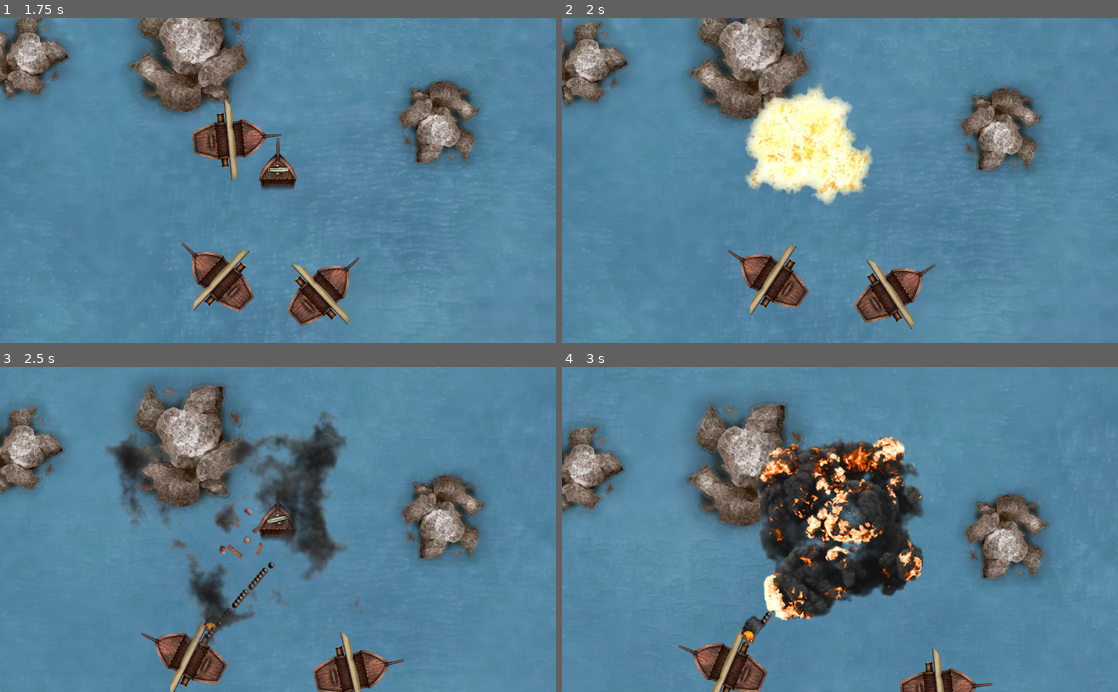
Above: before the commit, frames 1-4 (two rows, left to right).
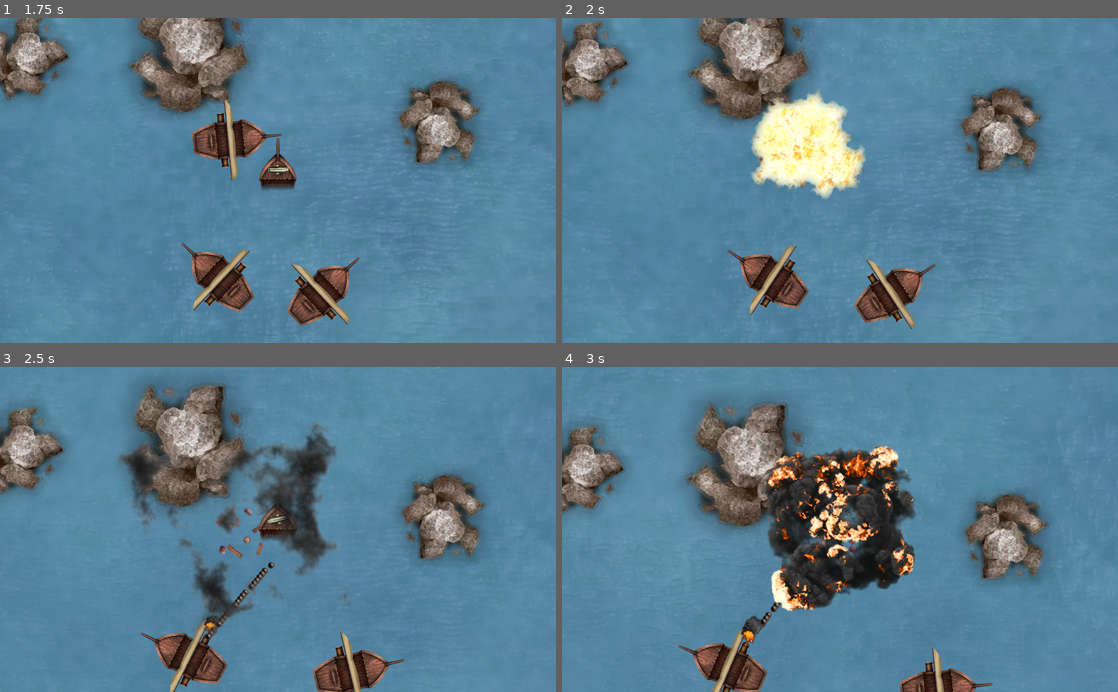
Above: after the commit, the same moments.

Repository: HedgeLizards/grappling
Game: Godot game, scene res://scenes/Menu.tscn
The game is run twice, just before and just after one commit, with the same random seed, the same clock (stepped at 60 frames per second) and the same inputs. Sound files missing from this copy of the repository are replaced by a short silence.
Inputs (mouse positions are in pixels of both pictures, inside the frame that each line leads up to):
- Up to frame 1 (1.75 s): click "Yarrr!" at 0.5 s; move the mouse to (400, 164) at 1.27 s; tap H (hunt) at 1.35 s; click (400, 164) at 1.42 s
- Up to frame 2 (2 s): no input
- Up to frame 3 (2.5 s): move the mouse to (166, 545) at 2.02 s; tap I (idle) at 2.1 s; click (166, 545) at 2.17 s
- Up to frame 4 (3 s): move the mouse to (895, 458) at 2.77 s; tap H (hunt) at 2.85 s; click (895, 458) at 2.92 s

Frame 1 is identical in both runs. In frame 2, 3.8% of the frame differs, in the area x 32-56%, y 20-58%; in frame 3, 5.3%; in frame 4, 8.1%, in the area x 34-66%, y 21-79%.

Commit message:
resized explosions

Diff:
--- a/scenes/Wreck.tscn
+++ b/scenes/Wreck.tscn
@@ -54,7 +54,7 @@
 texture = ExtResource( 15 )
 
 [node name="Explosion" type="AnimatedSprite" parent="."]
-scale = Vector2( 2, 2 )
+scale = Vector2( 1.8, 1.8 )
 z_index = 2
 frames = SubResource( 1 )
 
